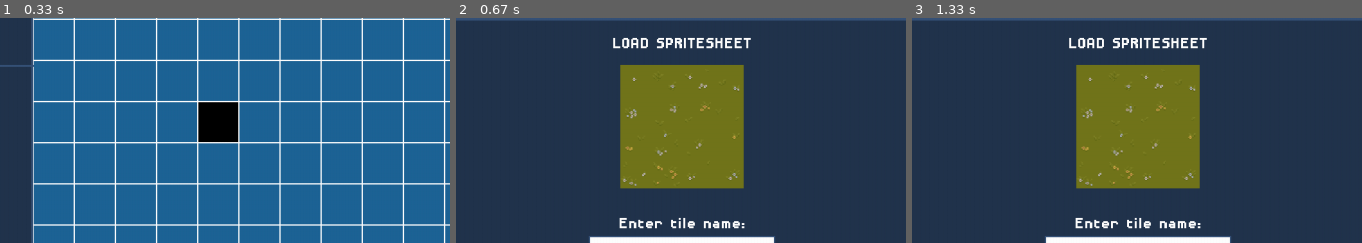
Above: before the commit, frames 1-3 (left to right).
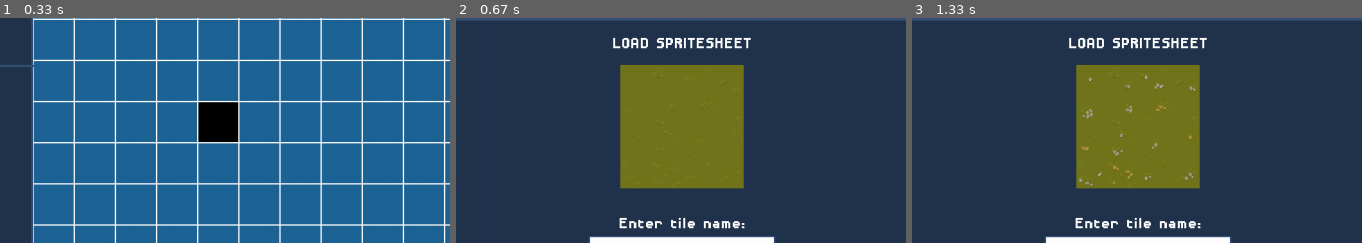
Above: after the commit, the same moments.

Repository: ImYourDope/PyGameLevelDesigner
Game: pygame game, started from main.py
The game is run twice, just before and just after one commit, with the same random seed, the same clock (stepped at 60 frames per second) and the same inputs.
Inputs (mouse positions are % of the whole screen's width and height, from its top left):
- Up to frame 1 (0.33 s): no input
- Up to frame 2 (0.67 s): click "OPEN TEST SCREEN" at 0.38 s
- Up to frame 3 (1.33 s): click (70, 78) at 1.22 s
The pictures show only the part of the screen within x 25-75%, y 18-68%; the shares and areas given below are measured in that part.

Frame 1 is identical in both runs. In frame 2, 0.4% of the frame differs, in the area x 37-64%, y 25-75%; in frame 3, nothing differs.

Commit message:
Tile changing on clicking next button

Diff:
--- a/Interface/Button.py
+++ b/Interface/Button.py
@@ -74,3 +74,6 @@
             screen.blit(self.surface, self.surface_blitting_pos())
 
         pygame.draw.rect(screen, popup_screen_border_color, (self.pos, self.rect_size), 2)
+
+    def setText(self, text):
+        self.surface = main_font.render(text, False, main_font_color)
--- a/Interface/Input.py
+++ b/Interface/Input.py
@@ -49,6 +49,8 @@
             pygame.draw.line(self.render_surface, 'black', (self.render_rect.width + 4, 2),
                              (self.render_rect.width + 4, self.render_rect.height - 2), 3)
 
+
+
     def mouse_collision(self, cors):
         return self.rect.collidepoint(cors)
 
--- a/layouts/spritesheetloader/__init__.py
+++ b/layouts/spritesheetloader/__init__.py
@@ -1,6 +1,21 @@
 from XMLparser import XMLParser
 from DOM import layout_manager
+from EventManager import eventManager
 
 xml = XMLParser('layouts/spritesheetloader/spritesheetloader.xml')  # popup xml file
 layout = xml.read_dom()
 layout.onclick('close-popup', lambda _: layout_manager.pop())
+
+eventManager.current_spritesheet_number = 0
+
+
+def next_tile(_):
+    n = eventManager.current_spritesheet_number
+    if n + 1 >= len(eventManager.spritesheets):
+        layout.getElementByID('next-tile').elem.setText('DONE')
+        return
+    layout.getElementByID('current-loading-tile').elem.update_image(eventManager.spritesheets[n + 1])
+    eventManager.current_spritesheet_number = n + 1
+
+
+layout.onclick('next-tile', next_tile)
--- a/main.py
+++ b/main.py
@@ -32,9 +32,13 @@
 grid = Grid({})
 
 
-spritesheets = load_spritesheet('TX_Tileset_Grass.png')
-print(spritesheets)
-spritesheetloader.getElementByID('current-loading-tile').elem.update_image(spritesheets[0][1])
+spritesheets_blocks = load_spritesheet('TX_Tileset_Grass.png')
+spritesheets = []
+for spritesheet_block in spritesheets_blocks:
+    spritesheets.extend(spritesheet_block)
+
+eventManager.spritesheets = spritesheets
+spritesheetloader.getElementByID('current-loading-tile').elem.update_image(spritesheets[0])
 
 
 
